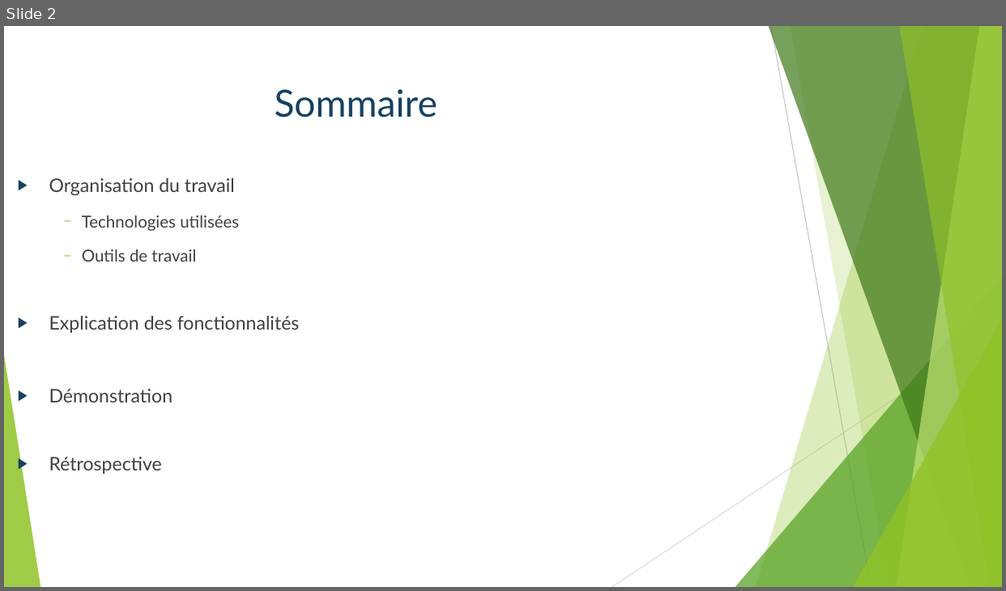
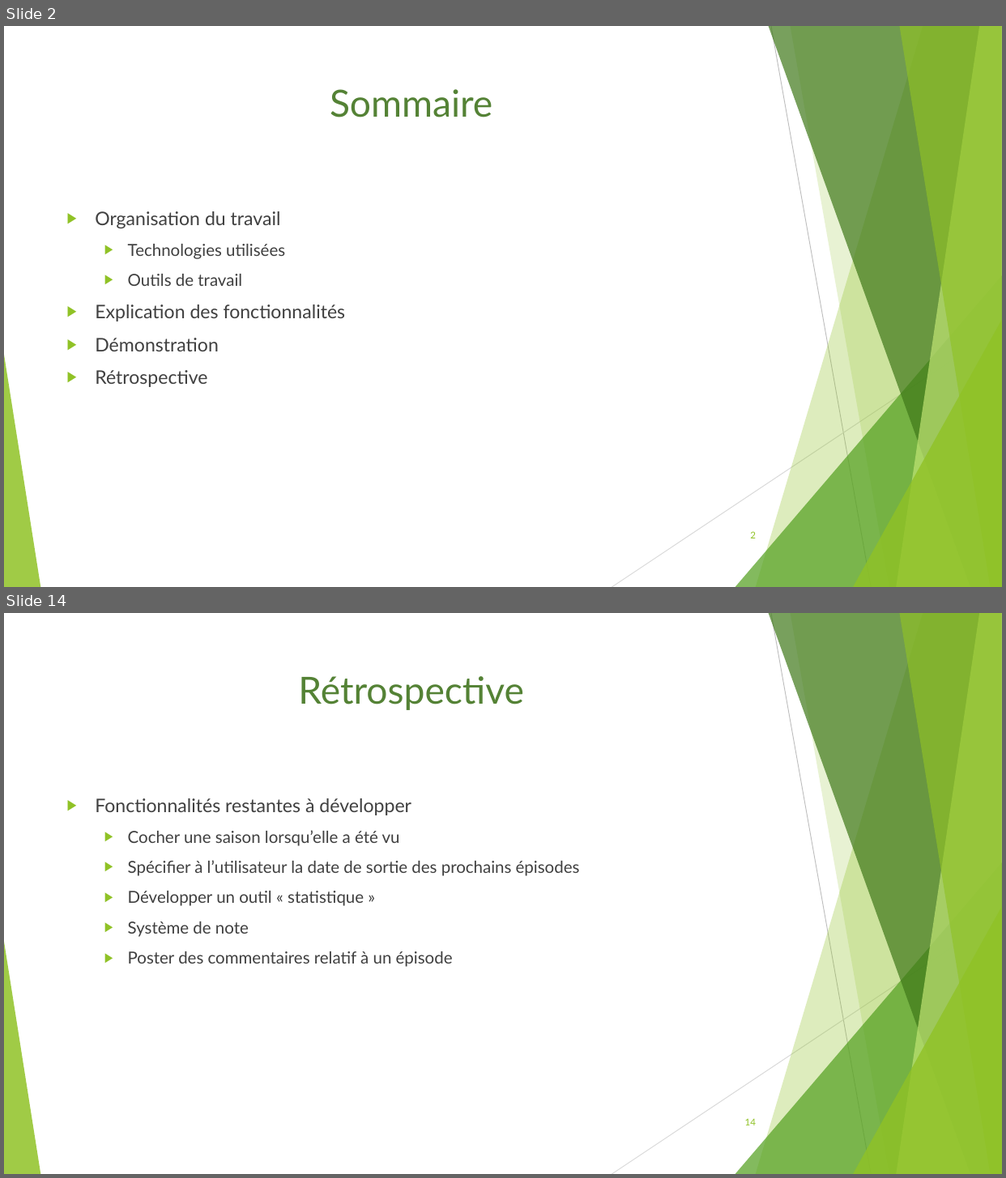
Before and after one commit to Bcante/recommandationSeries, a slide deck: diapoWebWindows.odp. Shown one above the other, each under a label of ours: slide 2 before the commit, slides 2 and 14 after it; the slides between them are not shown. The pictures are 1006x591 and 1006x1178 pixels, drawn with LibreOffice and Linux fonts; fonts in the diff are those of the drawing. Boxes give left, top, right and bottom in pixels: in the first picture for what was removed or moved away, otherwise in the second. Text is boxed around its words. In the diff, an @@ line names an element or a change of style, - is before the commit and + after.

```diff
--- a/diapoWebWindows.odp
+++ b/diapoWebWindows.odp
@@ slide 14 added at box(4, 613, 1002, 1174), background #FFFFFF; not listed: 10 template elements that a slide beside it also shows @@
@@ title added at box(298, 676, 524, 710), 36 pt, text #548235 @@
+Rétrospective
@@ text added at box(95, 798, 580, 967), 16 pt, text #404040 @@
+▶ Fonctionnalités restantes à développer
+  ▶ Cocher une saison lorsqu’elle a été vu
+  ▶ Spécifier à l’utilisateur la date de sortie des prochains épisodes
+  ▶ Développer un outil « statistique »
+  ▶ Système de note
+  ▶ Poster des commentaires relatif à un épisode
@@ page number added at box(745, 1118, 756, 1126), 9 pt, text #90C226 @@
+14
@@ slide 2 changed as well @@
@@ title "Sommaire": place and size @@
-title "Sommaire" at box(275, 89, 437, 118)
+title "Sommaire" at box(330, 89, 492, 118)
@@ title "Sommaire" at box(330, 89, 492, 118): text colour #164161 to #548235 @@
@@ text "Organisation du travail": place and size @@
-text "Organisation du travail" at box(49, 178, 300, 474)
+text "Organisation du travail" at box(95, 211, 346, 387)
@@ text "Organisation du travail" at box(95, 211, 346, 387): list level 2 to 1 in "Organisation du travail"; bullet colour #164161 to #90C226; bullet − to ▶; list level 4 to 2 in "Technologies utilisées"; list level 4 to 2 in "Outils de travail"; list level 2 to 1 in "Explication des fonctionnalités"; list level 2 to 1 in "Démonstration"; list level 2 to 1 in "Rétrospective" @@
@@ page number added at box(750, 531, 756, 539), 9 pt, text #90C226 @@
+2
```
Also in this commit, not shown: 10 other slides changed, 3 other slides added, 2 slides removed.
